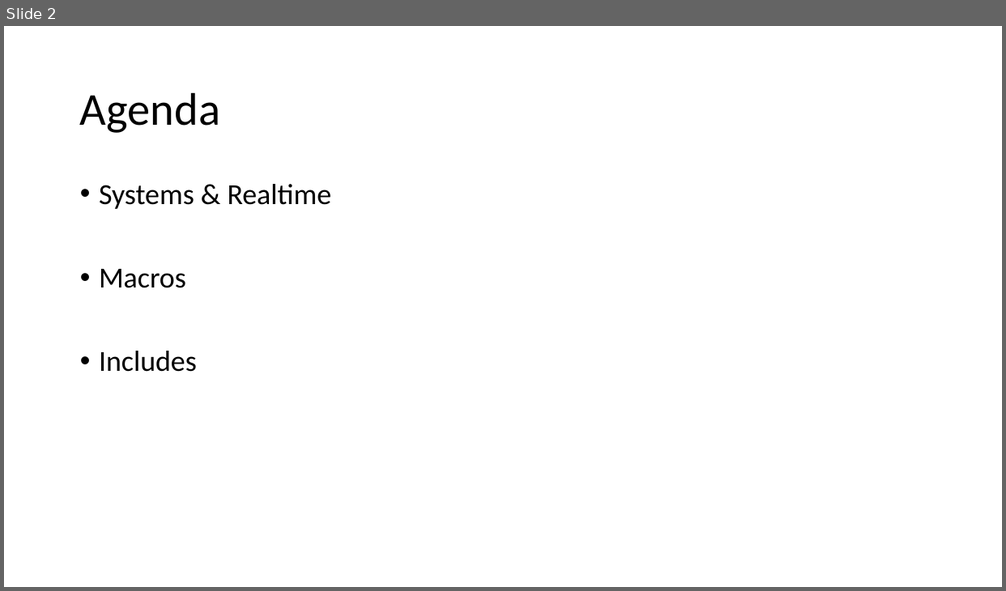
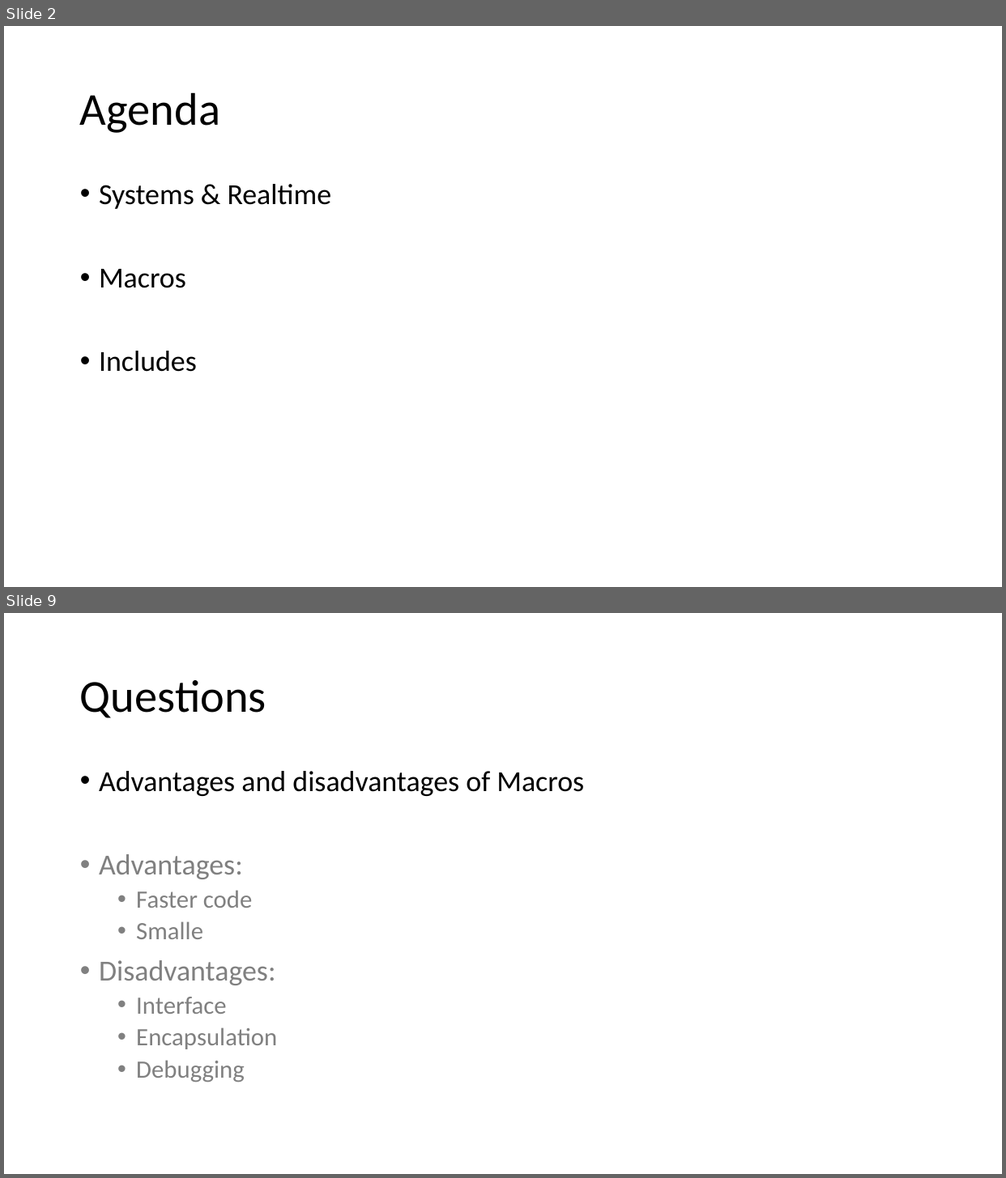
Before and after one commit to tametry/Team9, a slide deck: Recap/Recap SW2 Yves.pptx. Shown one above the other, each under a label of ours: slide 2 before the commit, slides 2 and 9 after it; the slides between them are not shown. The pictures are 1006x591 and 1006x1178 pixels, drawn with LibreOffice and Linux fonts; fonts in the diff are those of the drawing. Boxes give left, top, right and bottom in pixels: in the first picture for what was removed or moved away, otherwise in the second. Text is boxed around its words. In the diff, an @@ line names an element or a change of style, - is before the commit and + after.

```diff
--- a/Recap/Recap SW2 Yves.pptx
+++ b/Recap/Recap SW2 Yves.pptx
@@ slide 9 added at box(4, 613, 1002, 1174), background #FFFFFF @@
@@ title added at box(80, 680, 266, 718), 44 pt, text #000000 @@
+Questions
@@ text added at box(99, 771, 584, 1082), 28 pt, text #808080 @@
+• Advantages and disadvantages of Macros
+• Advantages:
+  • Faster code
+  • Smalle
+• Disadvantages:
+  • Interface
+  • Encapsulation
+  • Debugging
```
Also in this commit, not shown: 7 other slides added, 3 slides removed, 1 other file.
